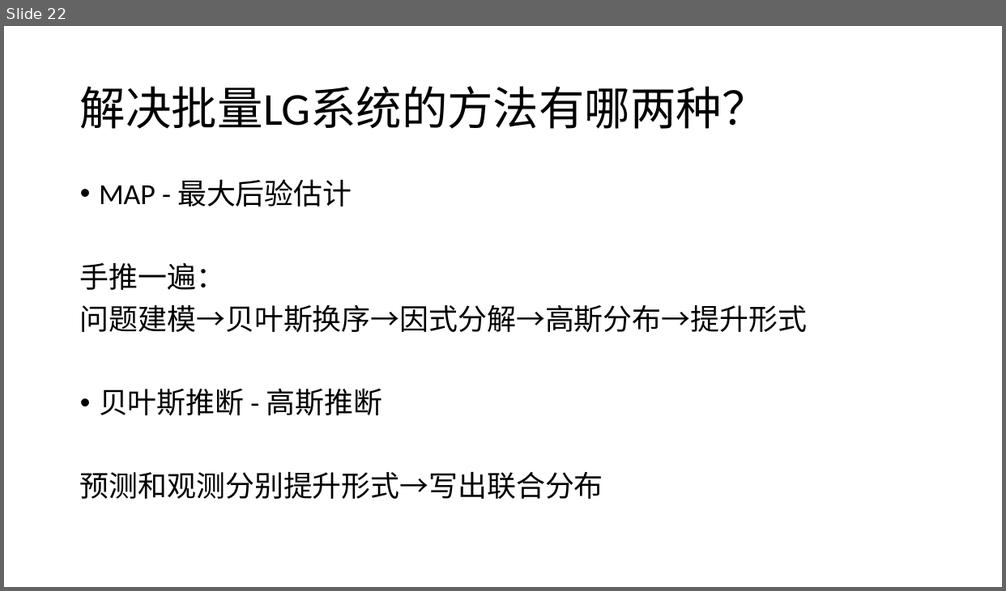
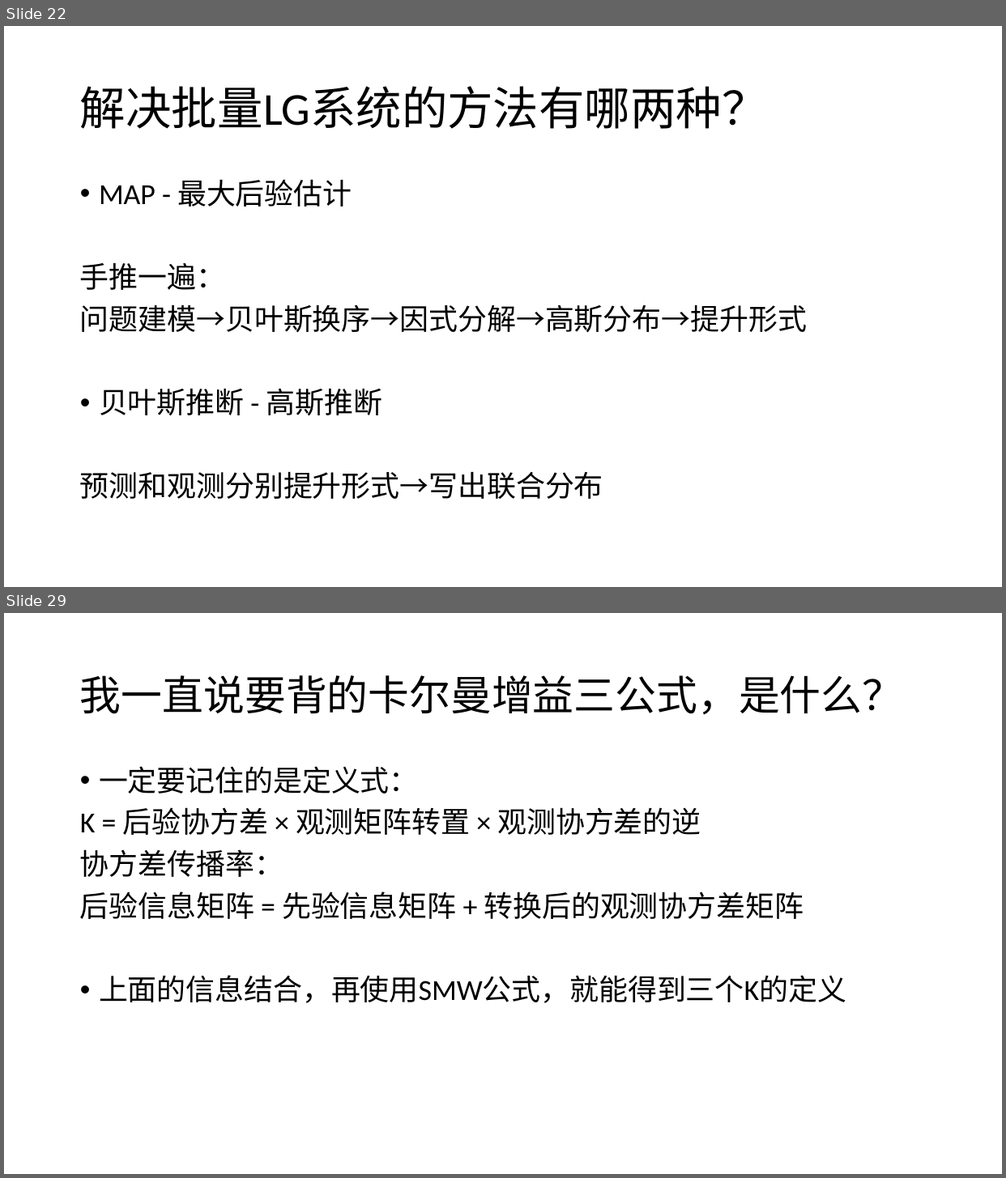
Before and after one commit to CR7dongfeng/State-Estimation, a slide deck: 问题检索清单.pptx. Shown one above the other, each under a label of ours: slide 22 before the commit, slides 22 and 29 after it; the slides between them are not shown. The pictures are 1006x591 and 1006x1178 pixels, drawn with LibreOffice and Linux fonts; fonts in the diff are those of the drawing. Boxes give left, top, right and bottom in pixels: in the first picture for what was removed or moved away, otherwise in the second. Text is boxed around its words. In the diff, an @@ line names an element or a change of style, - is before the commit and + after.

```diff
--- a/问题检索清单.pptx
+++ b/问题检索清单.pptx
@@ slide 29 added at [4, 613, 1002, 1174], background #FFFFFF @@
@@ title added at [80, 675, 903, 715], 39.6 pt, text #000000 @@
+我一直说要背的卡尔曼增益三公式，是什么？
@@ text added at [80, 766, 846, 1003], 28 pt, text #000000 @@
+• 一定要记住的是定义式：
+K = 后验协方差 × 观测矩阵转置 × 观测协方差的逆
+协方差传播率：
+后验信息矩阵 = 先验信息矩阵 + 转换后的观测协方差矩阵
+• 上面的信息结合，再使用SMW公式，就能得到三个K的定义
```
Also in this commit, not shown: 2 slides changed, 12 other slides added, 1 other file.
